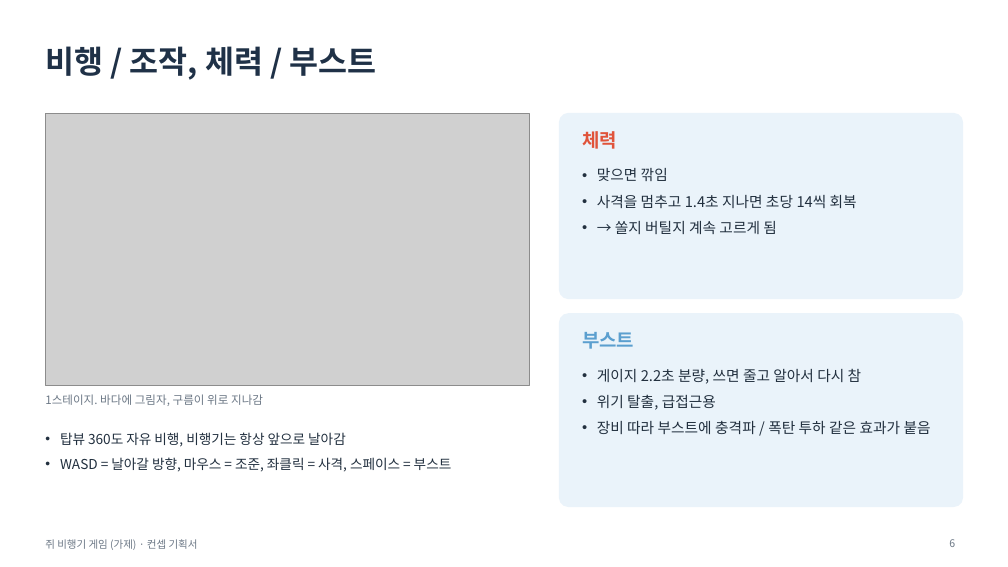
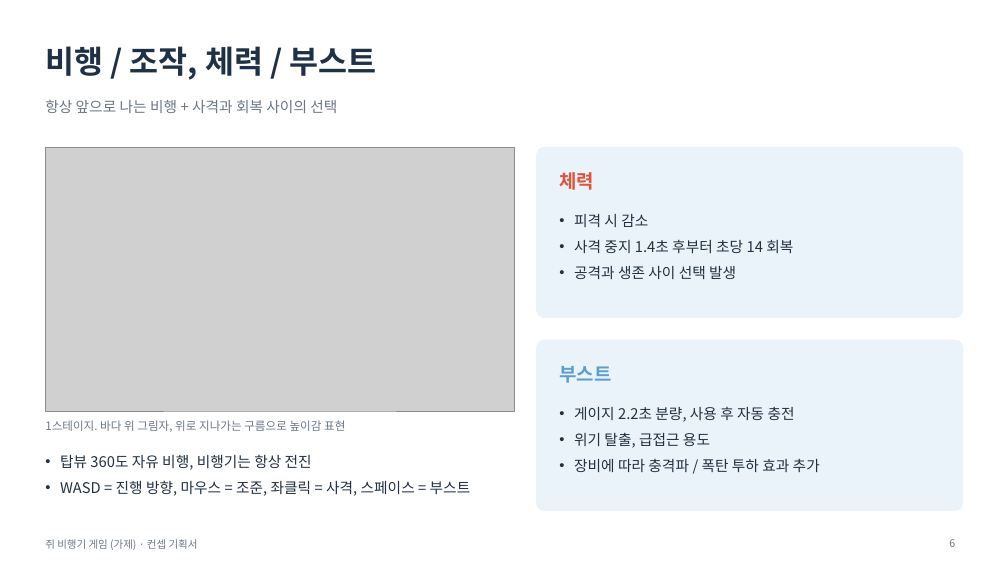
Before and after one commit to inory16351/RatPlain, a slide deck: slide 6 of 컨셉기획서.pptx. Drawn at 1008x567 pixels with LibreOffice and Linux fonts; fonts in the diff are those of the drawing; grey boxes stand for pictures. Boxes give left, top, right and bottom in pixels: in the first picture for what was removed or moved away, otherwise in the second. Text is boxed around its words. In the diff, an @@ line names an element or a change of style, - is before the commit and + after.

```diff
--- a/컨셉기획서.pptx
+++ b/컨셉기획서.pptx
@@ text added at (45,100,337,113), 14 pt, text #6B7785 @@
+항상 앞으로 나는 비행 + 사격과 회복 사이의 선택
@@ picture: place and size @@
-picture at (45,113,529,386)
+picture at (45,147,514,411)
@@ rounded rectangle at (537,147,963,318): proportions changed @@
@@ rounded rectangle: place and size @@
-rounded rectangle at (560,113,963,299)
+rounded rectangle at (537,147,963,318)
@@ text "체력": place and size @@
-text "체력" at (582,131,617,149)
+text "체력" at (559,172,594,190)
@@ text removed at (597,168,857,234) @@
-• 맞으면 깎임
-• 사격을 멈추고 1.4초 지나면 초당 14씩 회복
-• → 쏠지 버틸지 계속 고르게 됨
@@ text added at (574,214,793,279), 14 pt, text #22303F @@
+• 피격 시 감소
+• 사격 중지 1.4초 후부터 초당 14 회복
+• 공격과 생존 사이 선택 발생
@@ rounded rectangle: place and size @@
-rounded rectangle at (560,314,963,507)
+rounded rectangle at (537,340,963,510)
@@ rounded rectangle at (537,340,963,510): proportions changed @@
@@ text "부스트": place and size @@
-text "부스트" at (582,332,634,349)
+text "부스트" at (559,366,611,383)
@@ text at (574,407,820,472): text changed @@
-• 게이지 2.2초 분량, 쓰면 줄고 알아서 다시 참
-• 위기 탈출, 급접근용
-• 장비 따라 부스트에 충격파 / 폭탄 투하 같은 효과가 붙음
+• 게이지 2.2초 분량, 사용 후 자동 충전
+• 위기 탈출, 급접근 용도
+• 장비에 따라 충격파 / 폭탄 투하 효과 추가
@@ text at (45,420,345,432): text changed @@
-1스테이지. 바다에 그림자, 구름이 위로 지나감
+1스테이지. 바다 위 그림자, 위로 지나가는 구름으로 높이감 표현
@@ text at (60,455,471,496): text changed; size 13 to 14 pt @@
-• 탑뷰 360도 자유 비행, 비행기는 항상 앞으로 날아감
-• WASD = 날아갈 방향, 마우스 = 조준, 좌클릭 = 사격, 스페이스 = 부스트
+• 탑뷰 360도 자유 비행, 비행기는 항상 전진
+• WASD = 진행 방향, 마우스 = 조준, 좌클릭 = 사격, 스페이스 = 부스트
```
Also in this commit, not shown: 18 other slides changed, 1 other file.
